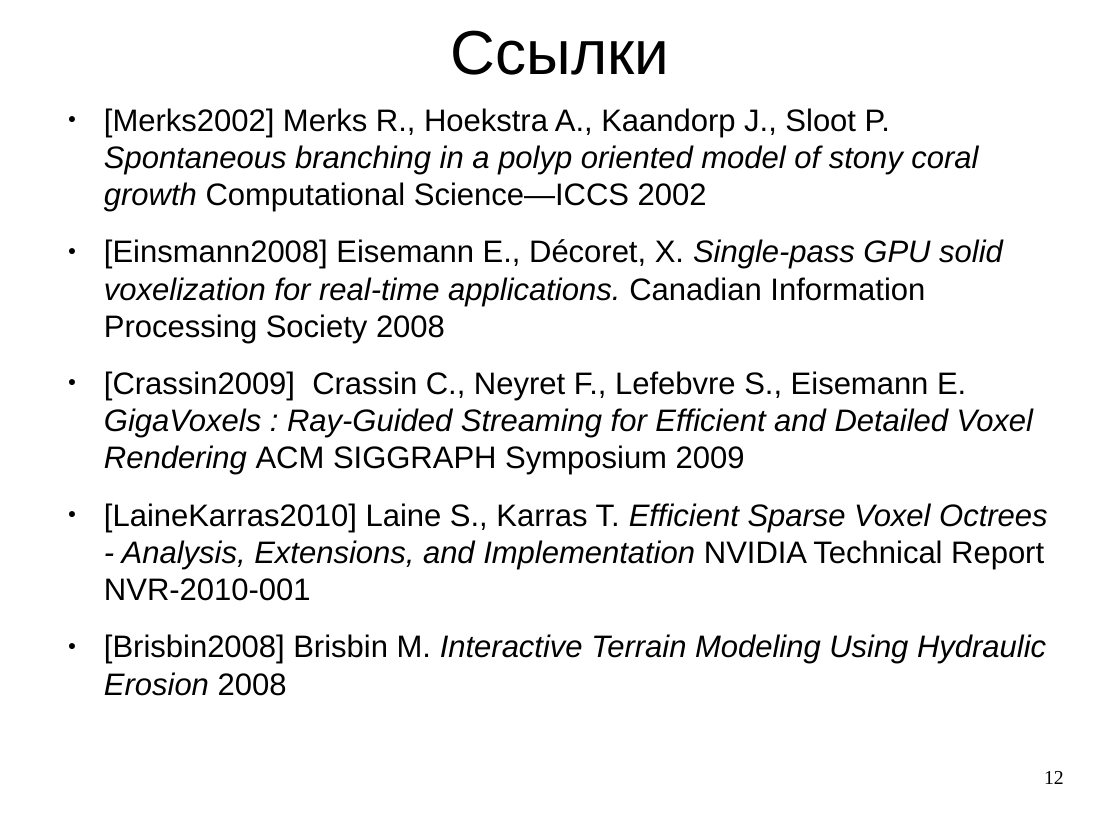
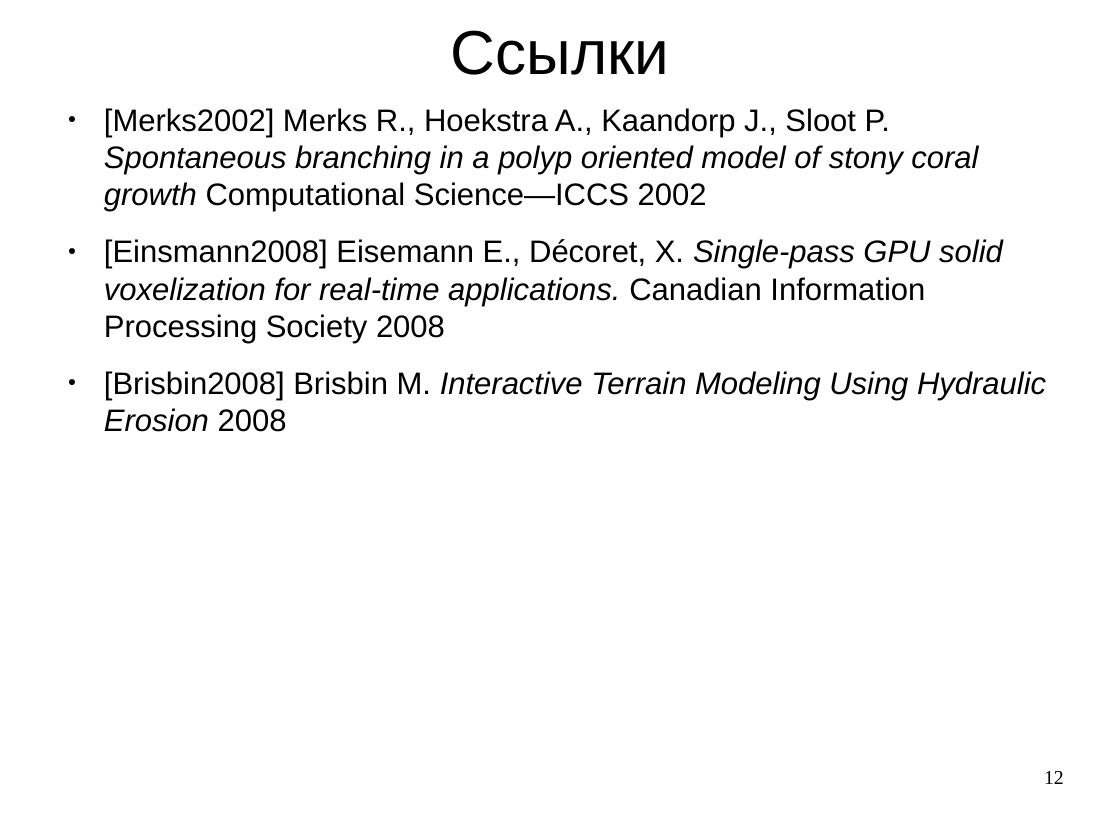
Before and after one commit to znah/yoxel-voxel, a slide deck: slide 12 of reaction/report/talk.odp. Drawn at 1120x840 pixels with LibreOffice and Linux fonts; fonts in the diff are those of the drawing. Boxes give left, top, right and bottom in pixels: in the first picture for what was removed or moved away, otherwise in the second. Text is boxed around its words. In the diff, an @@ line names an element or a change of style, - is before the commit and + after.

```diff
--- a/reaction/report/talk.odp
+++ b/reaction/report/talk.odp
@@ text at [104,371,1047,601]: paragraphs removed @@
-● [Crassin2009] Crassin C., Neyret F., Lefebvre S., Eisemann E. GigaVoxels : Ray-Guided Streaming for Efficient and Detailed Voxel Rendering ACM SIGGRAPH Symposium 2009
-● [LaineKarras2010] Laine S., Karras T. Efficient Sparse Voxel Octrees - Analysis, Extensions, and Implementation NVIDIA Technical Report NVR-2010-001
```
Also in this commit, not shown: 1 other slide changed, 6 other files.
